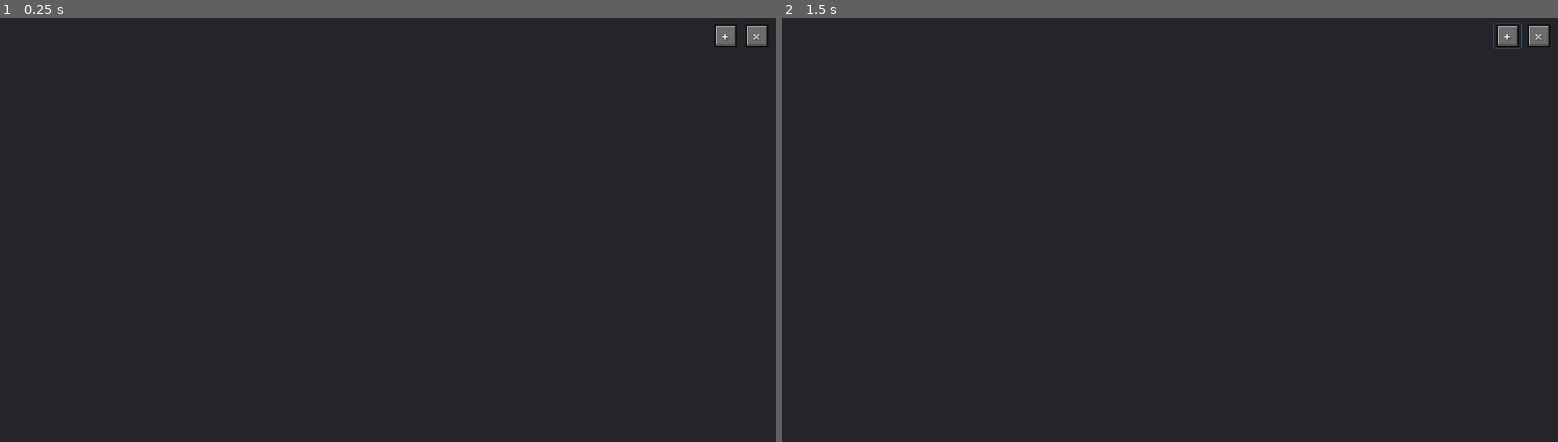
Above: before the commit, frames 1-2 (left to right).
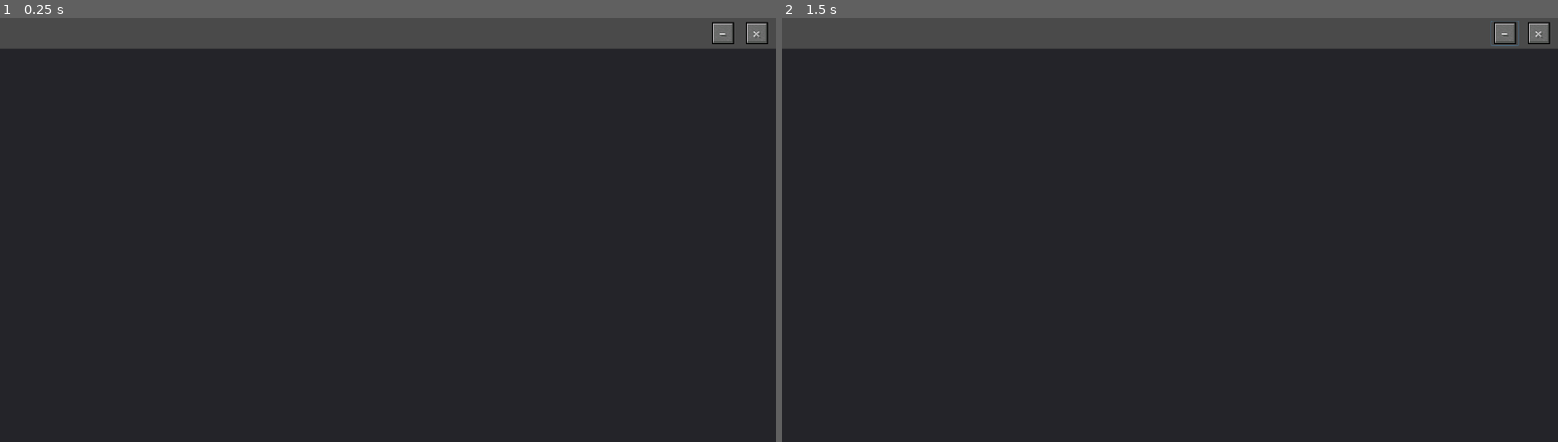
Above: after the commit, the same moments.

Repository: crispyi2/Flatcraft
Game: Godot game, scene res://scenes/Launcher.tscn
Two runs of this game, one before a commit and one after it. Both use one fixed random seed, a clock stepped at 60 frames per second and the inputs below.
Inputs (mouse positions are in pixels of both pictures, inside the frame that each line leads up to):
- Up to frame 1 (0.25 s): no input
- Up to frame 2 (1.5 s): click (1511, 34) at 0.52 s; click (1503, 34) at 1.27 s

The runs differ from the first frame. In frame 1, 7.1% of the frame differs, in the area x 0-100%, y 0-8%; in frame 2, 7.1%.

Commit message:
Custom title bar

Diff:
--- a/scenes/Launcher.tscn
+++ b/scenes/Launcher.tscn
@@ -1,8 +1,8 @@
 [gd_scene load_steps=4 format=2]
 
 [ext_resource path="res://scripts/TitleBar.gd" type="Script" id=1]
-[ext_resource path="res://textures/window_assets/window-+.png" type="Texture" id=2]
 [ext_resource path="res://textures/window_assets/window-x.png" type="Texture" id=3]
+[ext_resource path="res://textures/window_assets/window--.png" type="Texture" id=4]
 
 [node name="Launcher" type="Control"]
 anchor_right = 1.0
@@ -21,33 +21,47 @@
 
 [node name="TitleBar" type="Control" parent="."]
 margin_right = 1440.0
-margin_bottom = 85.0
+margin_bottom = 57.0
 script = ExtResource( 1 )
 __meta__ = {
+"_edit_lock_": true,
+"_edit_use_anchors_": false
+}
+
+[node name="ColorRect" type="ColorRect" parent="TitleBar"]
+margin_right = 1440.0
+margin_bottom = 57.0
+mouse_filter = 1
+color = Color( 0.294118, 0.294118, 0.294118, 1 )
+__meta__ = {
+"_edit_lock_": true,
 "_edit_use_anchors_": false
 }
 
 [node name="Close" type="Button" parent="TitleBar"]
 margin_left = 1378.0
-margin_top = 10.0
+margin_top = 5.0
 margin_right = 1431.0
-margin_bottom = 57.0
+margin_bottom = 52.0
 icon = ExtResource( 3 )
 flat = true
 __meta__ = {
+"_edit_lock_": true,
 "_edit_use_anchors_": false
 }
 
-[node name="Maximize" type="Button" parent="TitleBar"]
-margin_left = 1320.0
-margin_top = 10.0
-margin_right = 1373.0
-margin_bottom = 57.0
-icon = ExtResource( 2 )
+[node name="Minimize" type="Button" parent="TitleBar"]
+margin_left = 1314.51
+margin_top = 5.0
+margin_right = 1367.51
+margin_bottom = 52.0
+icon = ExtResource( 4 )
 flat = true
 __meta__ = {
+"_edit_lock_": true,
 "_edit_use_anchors_": false
 }
 
 [connection signal="gui_input" from="TitleBar" to="TitleBar" method="_on_TitleBar_gui_input"]
 [connection signal="pressed" from="TitleBar/Close" to="TitleBar" method="_on_Close_pressed"]
+[connection signal="pressed" from="TitleBar/Minimize" to="TitleBar" method="_on_Minimize_pressed"]
--- a/scripts/TitleBar.gd
+++ b/scripts/TitleBar.gd
@@ -18,3 +18,7 @@
 
 func _on_Close_pressed():
 	get_tree().quit()
+
+
+func _on_Minimize_pressed():
+	OS.set_window_minimized(true)
